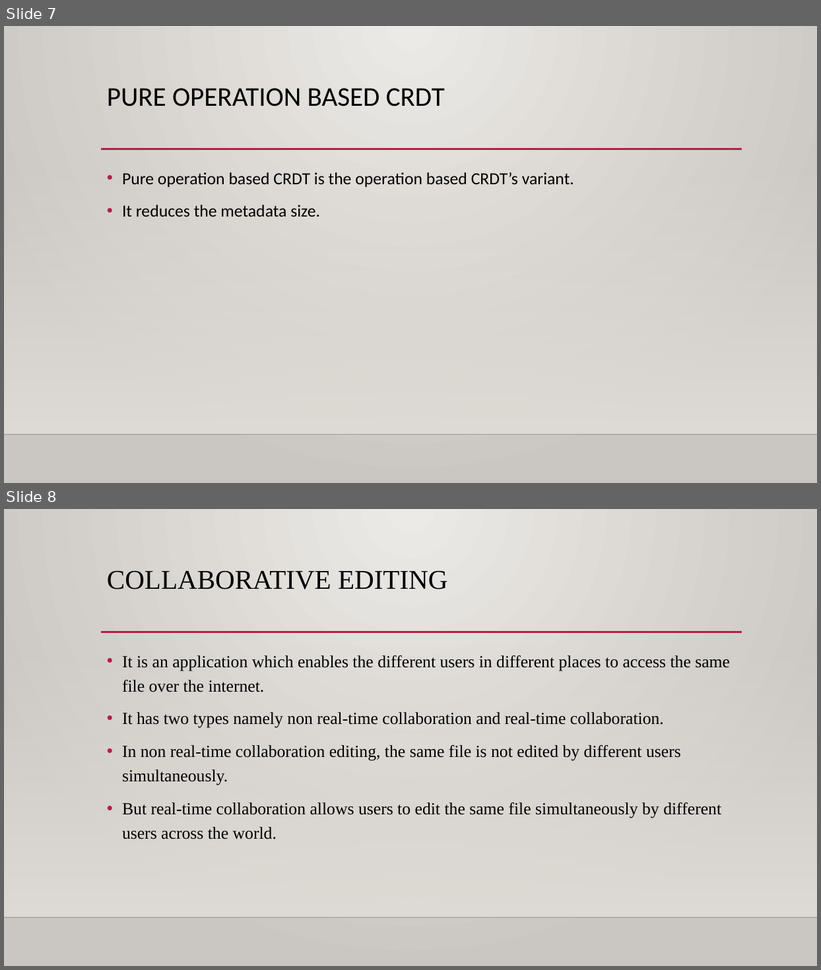
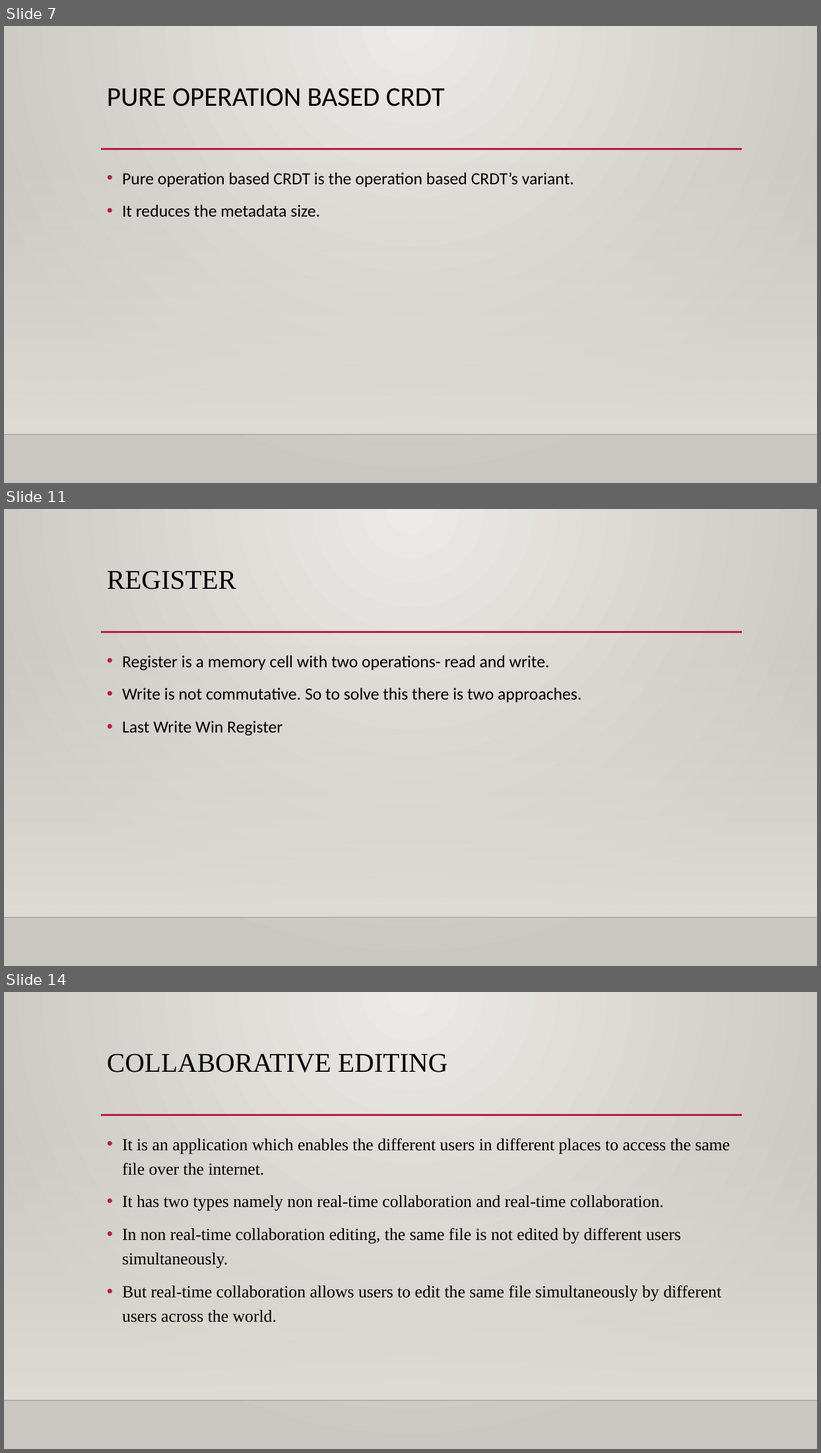
Before and after one commit to azhagumathi/task, a slide deck: crdt.pptx. Shown one above the other, each under a label of ours: slides 7 and 8 before the commit, slides 7, 11 and 14 after it; the slides between them are not shown. The pictures are 821x970 and 821x1453 pixels, drawn with LibreOffice and Linux fonts; fonts in the diff are those of the drawing; background and template pictures are left out. Boxes give left, top, right and bottom in pixels: in the first picture for what was removed or moved away, otherwise in the second. Text is boxed around its words. In the diff, an @@ line names an element or a change of style, - is before the commit and + after.

```diff
--- a/crdt.pptx
+++ b/crdt.pptx
@@ slide 11 added at [4,509,817,966], background gradient #ECEAE7 to #CAC7C1; not listed: 3 template elements that a slide beside it also shows @@
@@ title added at [107,571,236,590], 32 pt, text #000000 @@
+REGISTER
@@ text added at [122,656,582,736], 20 pt, text #000000 @@
+• Register is a memory cell with two operations- read and write.
+• Write is not commutative. So to solve this there is two approaches.
+• Last Write Win Register
@@ what was slide 8 is now slide 14 @@
```
Also in this commit, not shown: 8 slides changed, 8 other slides added, 3 slides removed.
